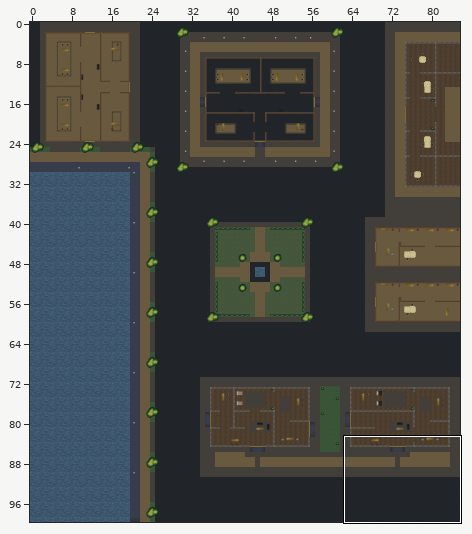
One commit to this Tiled map: resources/maps/level6.tmx. The first picture is a wide view before the edit; the outline marks the close-up.
Close-up. Old version:
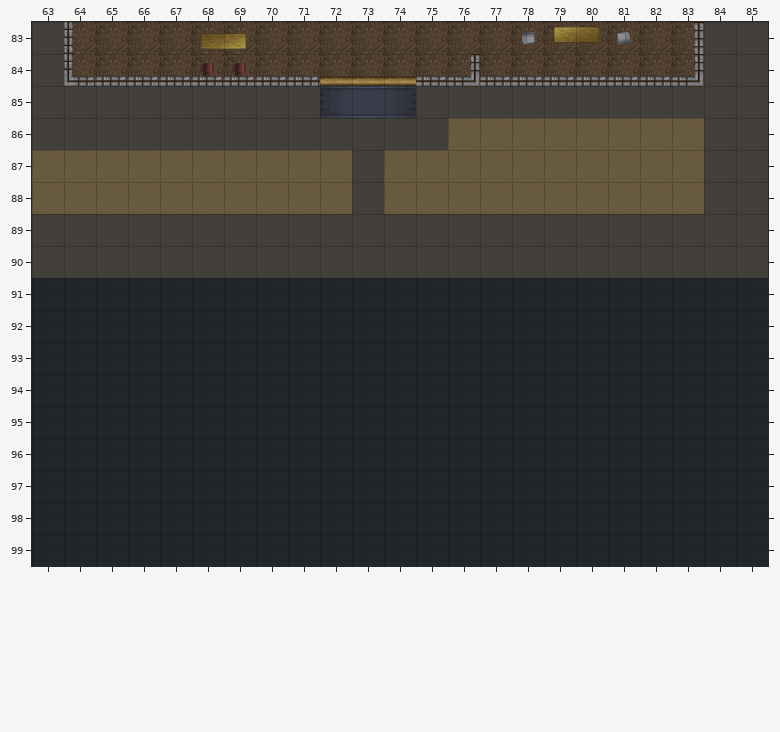
Cells are 64x64 px. Shown: x 63..85, y 83..99.
After:
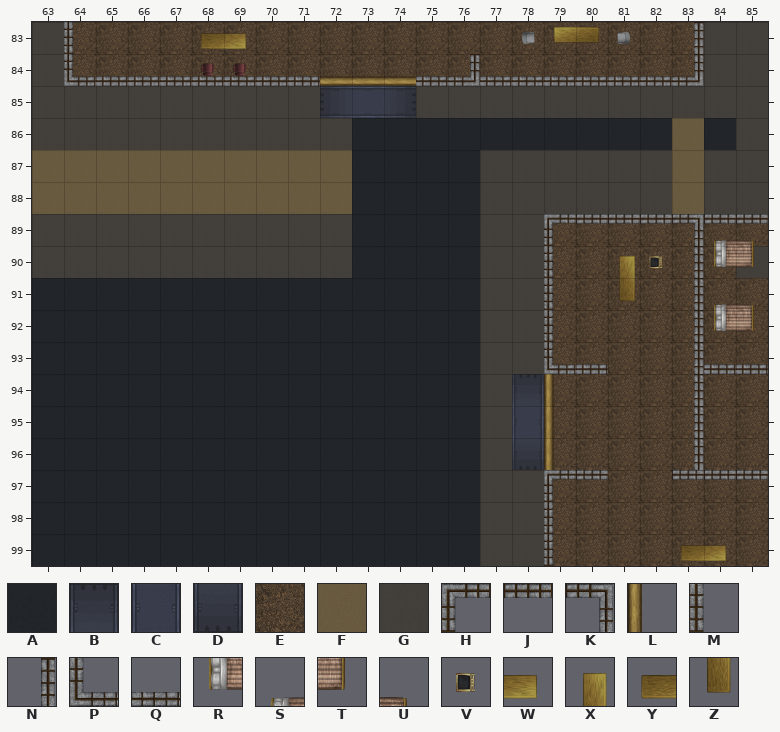
Key: from "tileset": A 69, B 161, C 192, D 223, E 374, F 590, G 592; from "tileset2": H 6, J 7, K 8, L 10, M 16, N 18, P 26, Q 27; from "tileset3": R 2 turned 270, S 3 turned 270, T 12 turned 270, U 13 turned 270, V 40 turned 90, W 50 turned 180, X 50 turned 90, Y 51 turned 180, Z 51 turned 90.
_ is an empty cell.
Changes in this commit:
Layer "suelo":
Tile A gives way to one hidden under a higher layer in rows 91 to 93 at x 79 to 85; in rows 94 to 96 at x 78 to 85; in rows 97 to 99 at x 79 to 85.
Tile F gives way to one hidden under a higher layer in rows 87 to 88 at x 77.
Tile G gives way to one hidden under a higher layer in rows 89 to 90 at x 79 to 84.
Tile F gives way to tile A in row 86 at x 76 to 82; in rows 87 to 88 at x 74 to 76.
Tile G gives way to tile A in row 86 at x 73 to 75 and 84; in rows 87 to 88 at x 73; in rows 89 to 90 at x 73 to 76.
Tile A gives way to tile G in rows 91 to 93 at x 78; in rows 97 to 99 at x 78.
Tile F gives way to tile G in rows 87 to 88 at x 78 to 82.
Layer "bosque":
The edit adds tile E in row 89 at x 79 to 85; in row 90 at x 79 to 84; in rows 91 to 93 at x 79 to 85; in row 94 at x 79 to 83; in row 95 at x 79 to 83 and 85; in rows 96 to 99 at x 79 to 85.
Layer "edificios":
The edit adds tile H in row 89 at x 79; in row 97 at x 79.
Tile G gives way to tile J in row 89 at x 85.
The edit adds tile J in row 89 at x 80 to 82 and 84; in row 97 at x 80 and 83 to 85.
The edit adds tile K in row 89 at x 83.
The edit adds tile L in rows 94 to 96 at x 79.
The edit adds tile M in rows 90 to 92 at x 79; in rows 98 to 99 at x 79.
The edit adds tile N in rows 90 to 96 at x 83.
The edit adds tile P in row 93 at x 79.
The edit adds tile Q in row 93 at x 80 and 84 to 85.
Layer "finales":
The edit adds tile B in row 94 at x 78.
The edit adds tile C in row 95 at x 78.
The edit adds tile D in row 96 at x 78.
The edit adds tile E in row 94 at x 84 to 85; in row 95 at x 84.
The edit adds tile R in row 90 at x 84; in row 92 at x 84.
The edit adds tile S in row 89 at x 84; in row 91 at x 84.
The edit adds tile T in row 90 at x 85; in row 92 at x 85.
The edit adds tile U in row 89 at x 85; in row 91 at x 85.
The edit adds tile V in row 90 at x 82.
The edit adds tile W in row 99 at x 84.
The edit adds tile X in row 90 at x 81.
The edit adds tile Y in row 99 at x 83.
The edit adds tile Z in row 91 at x 81.
Layer "Capa de patrones 1":
The edit adds tile G in rows 87 to 88 at x 77; in rows 91 to 99 at x 77.
